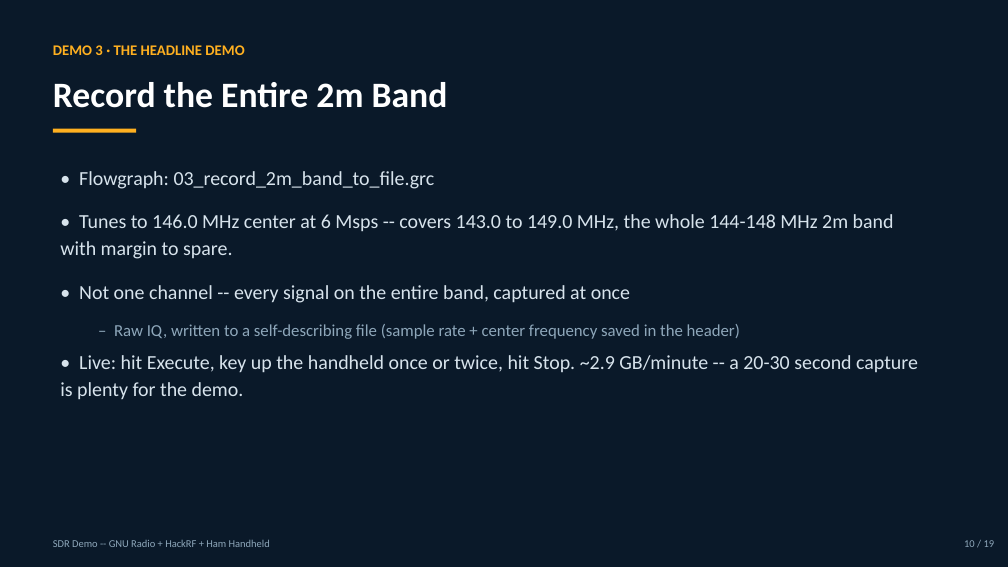
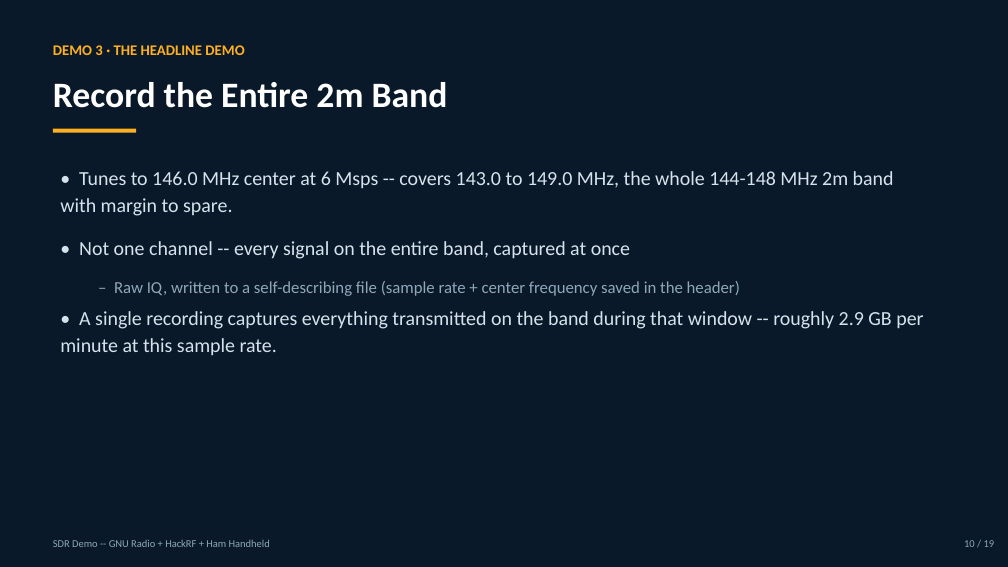
Before and after one commit to W5TSU/SDR-Demo, a slide deck: slide 11 of slides/SDR_Demo.pptx. Drawn at 1008x567 pixels with LibreOffice and Linux fonts; fonts in the diff are those of the drawing. Boxes give left, top, right and bottom in pixels: in the first picture for what was removed or moved away, otherwise in the second. Text is boxed around its words. In the diff, an @@ line names an element or a change of style, - is before the commit and + after.

```diff
--- a/slides/SDR_Demo.pptx
+++ b/slides/SDR_Demo.pptx
@@ text at bbox=[79, 171, 435, 189]: paragraph removed @@
-• Flowgraph: 03_record_2m_band_to_file.grc
@@ text at bbox=[60, 311, 923, 356]: text changed @@
-• Live: hit Execute, key up the handheld once or twice, hit Stop. ~2.9 GB/minute -- a 20-30 second capture is plenty for the demo.
+• A single recording captures everything transmitted on the band during that window -- roughly 2.9 GB per minute at this sample rate.
```
Also in this commit, not shown: 5 other slides changed, 1 other file.
